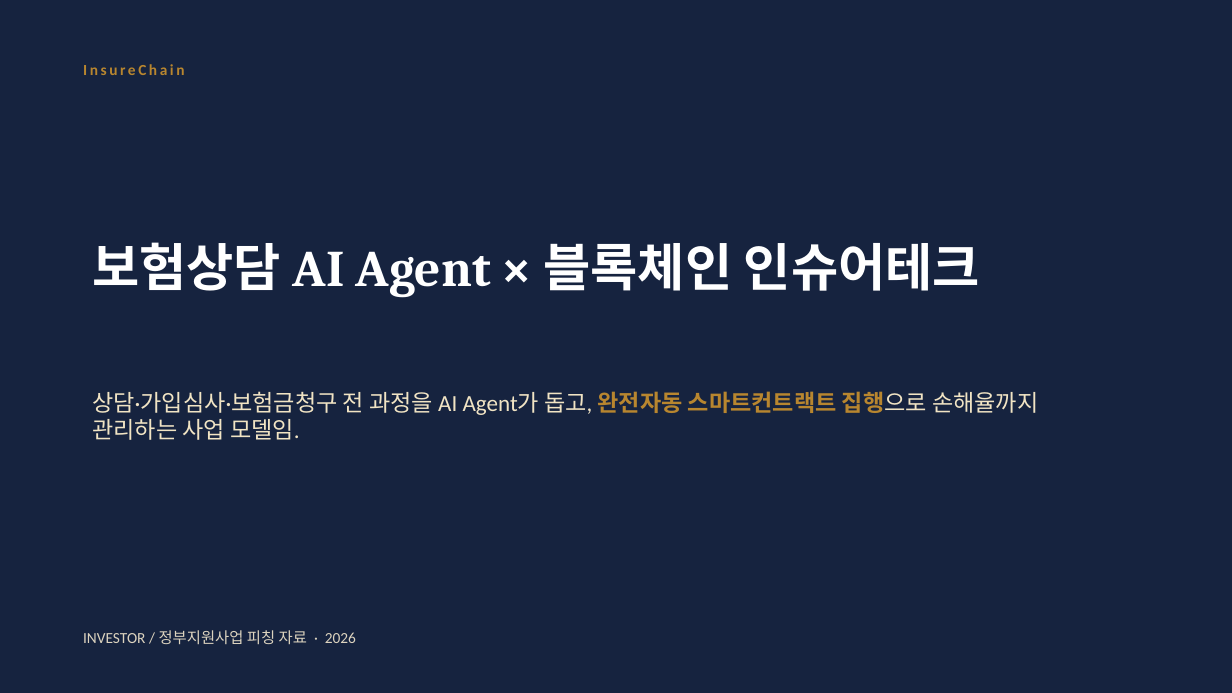
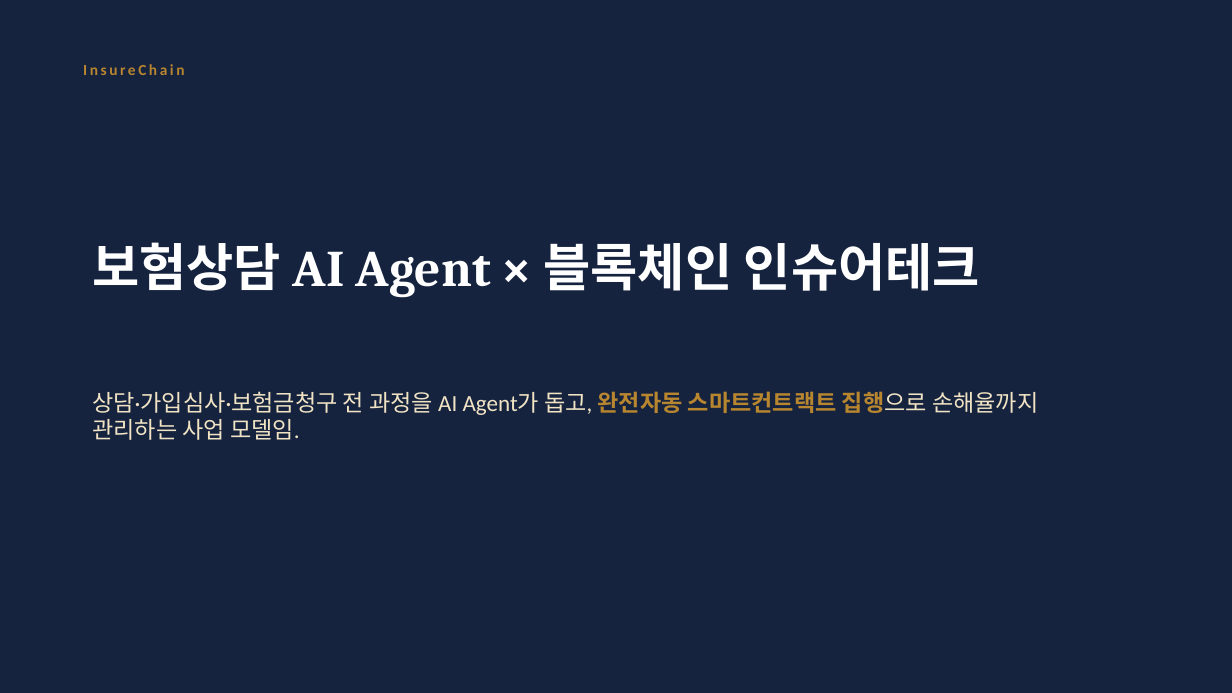
Before and after one commit to leeyonsei78/capstone_project_alpha, a slide deck: slide 1 of 인슈어체인_투자피칭_발표자료.pptx. Drawn at 1232x693 pixels with LibreOffice and Linux fonts; fonts in the diff are those of the drawing. Boxes give left, top, right and bottom in pixels: in the first picture for what was removed or moved away, otherwise in the second. Text is boxed around its words. In the diff, an @@ line names an element or a change of style, - is before the commit and + after.

```diff
--- a/인슈어체인_투자피칭_발표자료.pptx
+++ b/인슈어체인_투자피칭_발표자료.pptx
@@ text removed at bbox=[83, 630, 356, 644] @@
-INVESTOR / 정부지원사업 피칭 자료 · 2026
```
Also in this commit, not shown: 22 other slides changed, 1 other file.
